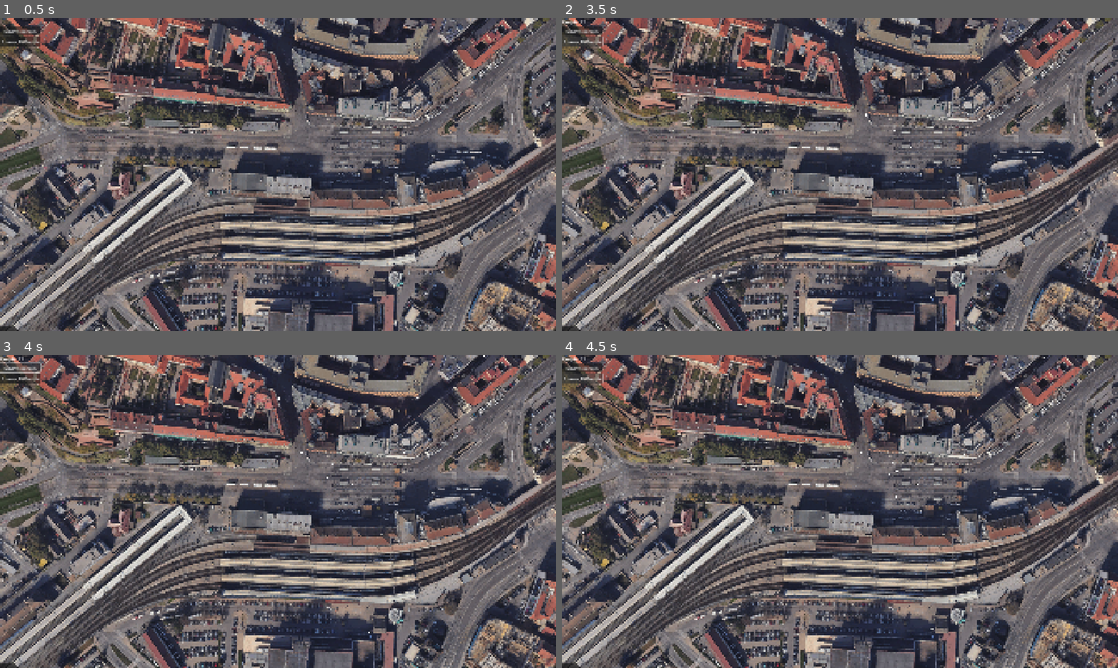
Above: before the commit, frames 1-4 (two rows, left to right).
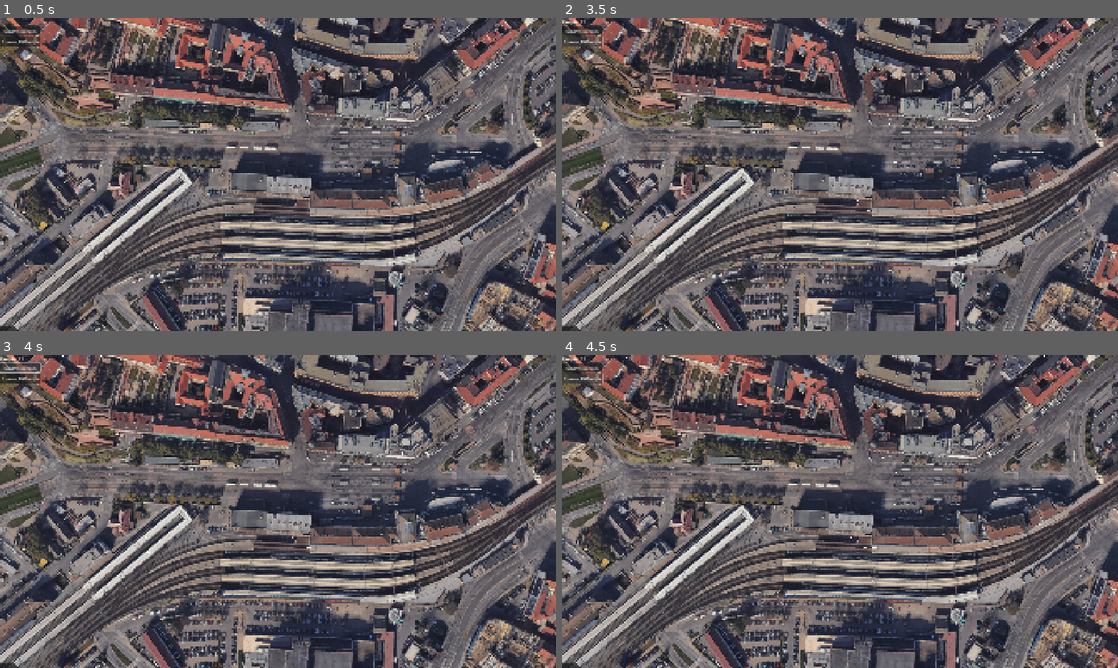
Above: after the commit, the same moments.

Repository: VojtaStruhar/hlavas
Game: Godot game, scene res://Scenes/main.tscn
Two runs of this game, one before a commit and one after it. Both use one fixed random seed, a clock stepped at 60 frames per second and the inputs below.
Inputs:
- Up to frame 1 (0.5 s): no input
- Up to frame 2 (3.5 s): click "Spawn person" at 0.5 s; click "Spawn 10 People" at 1.25 s; click "Spawn person" at 2 s; click "Spawn 10 People" at 2.75 s
- Up to frame 3 (4 s): click "Spawn person" at 3.5 s
- Up to frame 4 (4.5 s): click "Spawn 10 People" at 4.25 s

Frame 1 is identical in both runs. In frame 2, less than 0.1% of the frame differs, in the area x 2-76%, y 12-90%; in frame 3, less than 0.1%; in frame 4, less than 0.1%, in the area x 3-87%, y 0-88%.

Commit message:
Added train platforms

Diff:
--- a/Scenes/main.tscn
+++ b/Scenes/main.tscn
@@ -1,8 +1,6 @@
 [gd_scene load_steps=48 format=3 uid="uid://dwt8hh41wlhih"]
 
 [ext_resource type="Texture2D" uid="uid://buikkxvhvo645" path="res://Assets/brno_google_earth_2.png" id="1_42f77"]
-[ext_resource type="Script" uid="uid://d3wi5ks1jrku1" path="res://Scripts/train.gd" id="2_wopkb"]
-[ext_resource type="Texture2D" uid="uid://v5ao2pigmcb1" path="res://Assets/wagon.png" id="3_55qam"]
 [ext_resource type="PackedScene" uid="uid://cfrdvxst7bm3f" path="res://Scenes/point_of_interest.tscn" id="4_jjvhh"]
 [ext_resource type="PackedScene" uid="uid://bvytrapye3cw8" path="res://Scenes/exit_door.tscn" id="5_kry3j"]
 [ext_resource type="PackedScene" uid="uid://c1dldr3cw2kje" path="res://Scenes/waiting_area.tscn" id="6_6bp64"]
@@ -58,6 +56,12 @@
 }
 point_count = 6
 
+[sub_resource type="Curve2D" id="Curve2D_344ge"]
+_data = {
+"points": PackedVector2Array(0, 0, 0, 0, 858, -454, 21.3682, -16.1548, -21.3682, 16.1548, 682, -311, 0, 0, 0, 0, 619, -253, 36.6343, -21.4218, -36.6343, 21.4218, 303, -2, 23.595, -1.24184, -23.595, 1.24184, 235, 12, 0, 0, 0, 0, 0, 12)
+}
+point_count = 6
+
 [sub_resource type="NavigationPolygon" id="NavigationPolygon_gwhlx"]
 vertices = PackedVector2Array(1565.93, 371.797, 1746.82, 204.172, 1739.33, 243.828, 1578.39, 376.797, 247.812, 494.141, …(532 unchanged characters)…
 polygons = Array[PackedInt32Array]([PackedInt32Array(0, 1, 2, 3), PackedInt32Array(4, 5, 6, 7), PackedInt32Array(8, 4,  …(479 unchanged characters)…
@@ -209,26 +213,26 @@
 [sub_resource type="CircleShape2D" id="CircleShape2D_wsu2k"]
 radius = 15.2971
 
-[sub_resource type="RectangleShape2D" id="RectangleShape2D_ynf5e"]
-size = Vector2(210, 14)
-
-[sub_resource type="RectangleShape2D" id="RectangleShape2D_344ge"]
-size = Vector2(210, 24)
-
 [sub_resource type="Curve2D" id="Curve2D_d1ilt"]
 _data = {
 "points": PackedVector2Array(0, 0, 0, 0, 1105, 377, 38.4971, 15.2126, -38.4971, -15.2126, 831, 309, 22.0427, 24.5264, - …(509 unchanged characters)…
 }
 point_count = 16
 
-[sub_resource type="Curve2D" id="Curve2D_344ge"]
-_data = {
-"points": PackedVector2Array(0, 0, 0, 0, 858, -454, 21.3682, -16.1548, -21.3682, 16.1548, 682, -311, 0, 0, 0, 0, 619, -253, 36.6343, -21.4218, -36.6343, 21.4218, 303, -2, 23.595, -1.24184, -23.595, 1.24184, 235, 12, 0, 0, 0, 0, 0, 12)
-}
-point_count = 6
-
 [sub_resource type="RectangleShape2D" id="RectangleShape2D_hptm8"]
 size = Vector2(20, 14)
+
+[sub_resource type="RectangleShape2D" id="RectangleShape2D_ynf5e"]
+size = Vector2(210, 14)
+
+[sub_resource type="RectangleShape2D" id="RectangleShape2D_344ge"]
+size = Vector2(210, 24)
+
+[sub_resource type="RectangleShape2D" id="RectangleShape2D_kry3j"]
+size = Vector2(56, 92)
+
+[sub_resource type="RectangleShape2D" id="RectangleShape2D_21xkr"]
+size = Vector2(398, 18)
 
 [node name="Main" type="Node2D"]
 
@@ -273,16 +277,9 @@
 visible = false
 curve = SubResource("Curve2D_dccwy")
 
-[node name="Tram" type="PathFollow2D" parent="." node_paths=PackedStringArray("tracks")]
-position = Vector2(-87, 542)
-rotation = -0.20964
-script = ExtResource("2_wopkb")
-tracks = [NodePath("../T1_Hybesova-NoveSady"), NodePath("../T1_NoveSady-Nadrazi"), NodePath("../T1_Nadrazi-Malinak")]
-
-[node name="Sprite2D" type="Sprite2D" parent="Tram"]
-position = Vector2(15, 11)
-scale = Vector2(1, 0.58)
-texture = ExtResource("3_55qam")
+[node name="Malinak-Hlavas" type="Path2D" parent="."]
+position = Vector2(1152, 400)
+curve = SubResource("Curve2D_344ge")
 
 [node name="Links" type="Node2D" parent="."]
 
@@ -766,34 +763,9 @@
 [node name="ExitDoor2" parent="Shops/Katedrala" instance=ExtResource("5_kry3j")]
 position = Vector2(157, -42)
 
-[node name="Hlavas_Salina1" parent="." instance=ExtResource("6_6bp64")]
-position = Vector2(1152, 400)
-
-[node name="CollisionShape2D" type="CollisionShape2D" parent="Hlavas_Salina1"]
-position = Vector2(95, 0)
-shape = SubResource("RectangleShape2D_ynf5e")
-
-[node name="Hlavas_Salina2" parent="." instance=ExtResource("6_6bp64")]
-position = Vector2(1155, 447)
-
-[node name="CollisionShape2D" type="CollisionShape2D" parent="Hlavas_Salina2"]
-position = Vector2(95, 0)
-shape = SubResource("RectangleShape2D_344ge")
-
-[node name="Hlavas_Salina3" parent="." instance=ExtResource("6_6bp64")]
-position = Vector2(1155, 489)
-
-[node name="CollisionShape2D" type="CollisionShape2D" parent="Hlavas_Salina3"]
-position = Vector2(95, 0)
-shape = SubResource("RectangleShape2D_ynf5e")
-
 [node name="T12_Vlhka-Silingrak" type="Path2D" parent="."]
 position = Vector2(1152, 400)
 curve = SubResource("Curve2D_d1ilt")
-
-[node name="Malinak-Hlavas" type="Path2D" parent="."]
-position = Vector2(1152, 400)
-curve = SubResource("Curve2D_344ge")
 
 [node name="Station_Top_West" type="Node2D" parent="."]
 position = Vector2(1152, 400)
@@ -819,5 +791,73 @@
 [node name="CollisionShape2D" type="CollisionShape2D" parent="Station_Top_East/TrainChecker"]
 shape = SubResource("RectangleShape2D_hptm8")
 
+[node name="Hlavas_Salina1" parent="." instance=ExtResource("6_6bp64")]
+position = Vector2(1152, 400)
+
+[node name="CollisionShape2D" type="CollisionShape2D" parent="Hlavas_Salina1"]
+position = Vector2(95, 0)
+shape = SubResource("RectangleShape2D_ynf5e")
+
+[node name="Hlavas_Salina2" parent="." instance=ExtResource("6_6bp64")]
+position = Vector2(1155, 447)
+
+[node name="CollisionShape2D" type="CollisionShape2D" parent="Hlavas_Salina2"]
+position = Vector2(95, 0)
+shape = SubResource("RectangleShape2D_344ge")
+
+[node name="Hlavas_Salina3" parent="." instance=ExtResource("6_6bp64")]
+position = Vector2(1155, 489)
+
+[node name="CollisionShape2D" type="CollisionShape2D" parent="Hlavas_Salina3"]
+position = Vector2(95, 0)
+shape = SubResource("RectangleShape2D_ynf5e")
+
+[node name="Hlavas_Lobby" parent="." instance=ExtResource("6_6bp64")]
+position = Vector2(1406, 594)
+
+[node name="CollisionShape2D" type="CollisionShape2D" parent="Hlavas_Lobby"]
+shape = SubResource("RectangleShape2D_kry3j")
+
+[node name="Peron_1" parent="." instance=ExtResource("6_6bp64")]
+position = Vector2(1043, 663)
+release_time = 30.0
+
+[node name="CollisionShape2D" type="CollisionShape2D" parent="Peron_1"]
+rotation = 0.0501757
+shape = SubResource("RectangleShape2D_21xkr")
+
+[node name="Peron_2" parent="." instance=ExtResource("6_6bp64")]
+position = Vector2(1018, 720)
+release_time = 30.0
+
+[node name="CollisionShape2D" type="CollisionShape2D" parent="Peron_2"]
+rotation = 0.0501757
+shape = SubResource("RectangleShape2D_21xkr")
+
+[node name="Peron_3" parent="." instance=ExtResource("6_6bp64")]
+position = Vector2(1017, 778)
+release_time = 30.0
+
+[node name="CollisionShape2D" type="CollisionShape2D" parent="Peron_3"]
+rotation = 0.0501757
+shape = SubResource("RectangleShape2D_21xkr")
+
+[node name="Peron_5" parent="." instance=ExtResource("6_6bp64")]
+position = Vector2(452, 665)
+release_time = 30.0
+
+[node name="CollisionShape2D" type="CollisionShape2D" parent="Peron_5"]
+position = Vector2(2, 2)
+rotation = -0.688305
+shape = SubResource("RectangleShape2D_21xkr")
+
+[node name="Peron_6" parent="." instance=ExtResource("6_6bp64")]
+position = Vector2(490, 698)
+release_time = 30.0
+
+[node name="CollisionShape2D" type="CollisionShape2D" parent="Peron_6"]
+rotation = -0.706387
+shape = SubResource("RectangleShape2D_21xkr")
+
 [connection signal="pressed" from="CanvasLayer/VBoxContainer/SpawnPerson" to="CanvasLayer" method="_on_spawn_person_pressed"]
 [connection signal="pressed" from="CanvasLayer/VBoxContainer/Spawn10People" to="CanvasLayer" method="_on_spawn_10_people_pressed"]
--- a/Scripts/waiting_area.gd
+++ b/Scripts/waiting_area.gd
@@ -2,6 +2,8 @@
 class_name WaitingArea extends Area2D
 
 @export var weight: int = 10
+@export var release_time: float = 15
+@export var capacity: int = 30
 
 @onready var release_timer: Timer = $ReleaseTimer
 
@@ -36,23 +38,32 @@
 
 
 func store_person(b: Brnak) -> void:
-	print(name, " Storing person")
 	waiting_people.append(b)
 	# Place the guy somewhere on the platform
 	var offset = Vector2(randf_range(-0.5, 0.5), randf_range(-0.5, 0.5))
-	b.agent.target_position = waiting_collider.global_position + offset * waiting_rect.size
+	var within_rect = (offset * waiting_rect.size).rotated(waiting_collider.rotation)
+	b.agent.target_position = waiting_collider.global_position + within_rect
 
+	b.modulate = Color.CYAN
+
+	if waiting_people.size() >= capacity:
+		print(name, " full capacity, releasing")
+		release_person()
 
 func release_person() -> void:
-	print(name, " Releasing person")
-	var person = waiting_people.pop_front() as Brnak
+	var person = waiting_people.pop_front()
+
+	if not is_instance_valid(person):
+		push_warning("Trying to release invalid person??")
+		return
+
 	var goal = PlacesManager.get_random()
-
 	while goal == self: # Don't go back to me!!!
 		goal = PlacesManager.get_random()
 
 	person.goal = goal
 	person.start()
+	person.modulate = Color.WHITE
 
 func on_release_timeouot() -> void:
 	if waiting_people.size() > 0:
